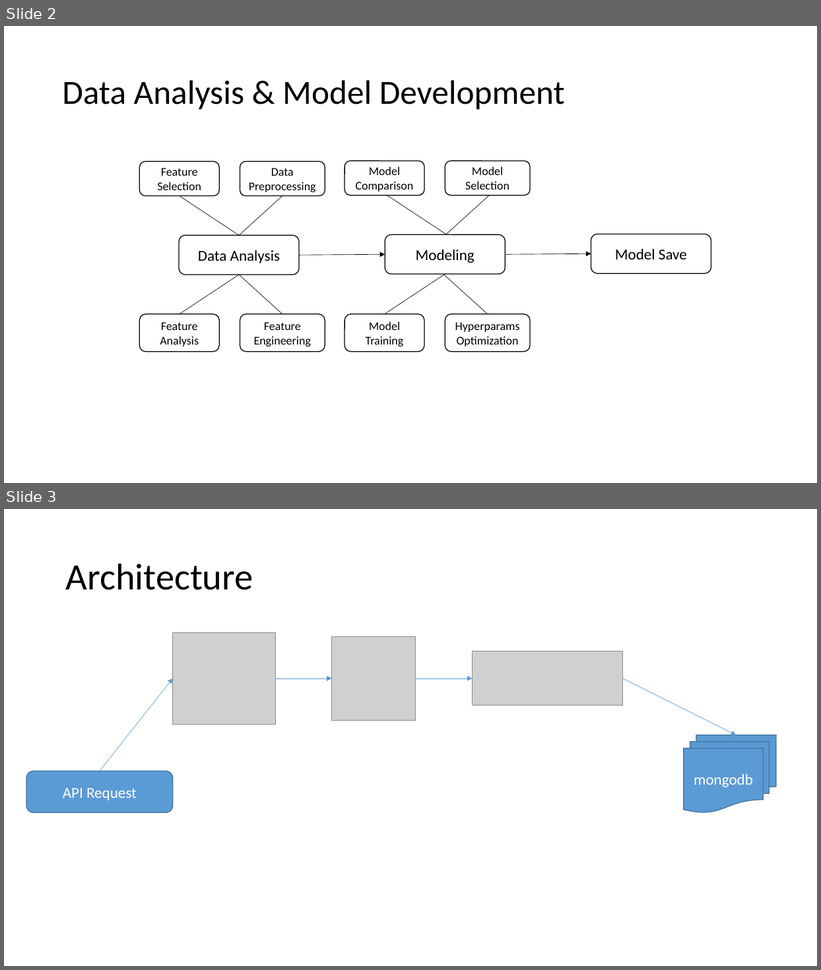
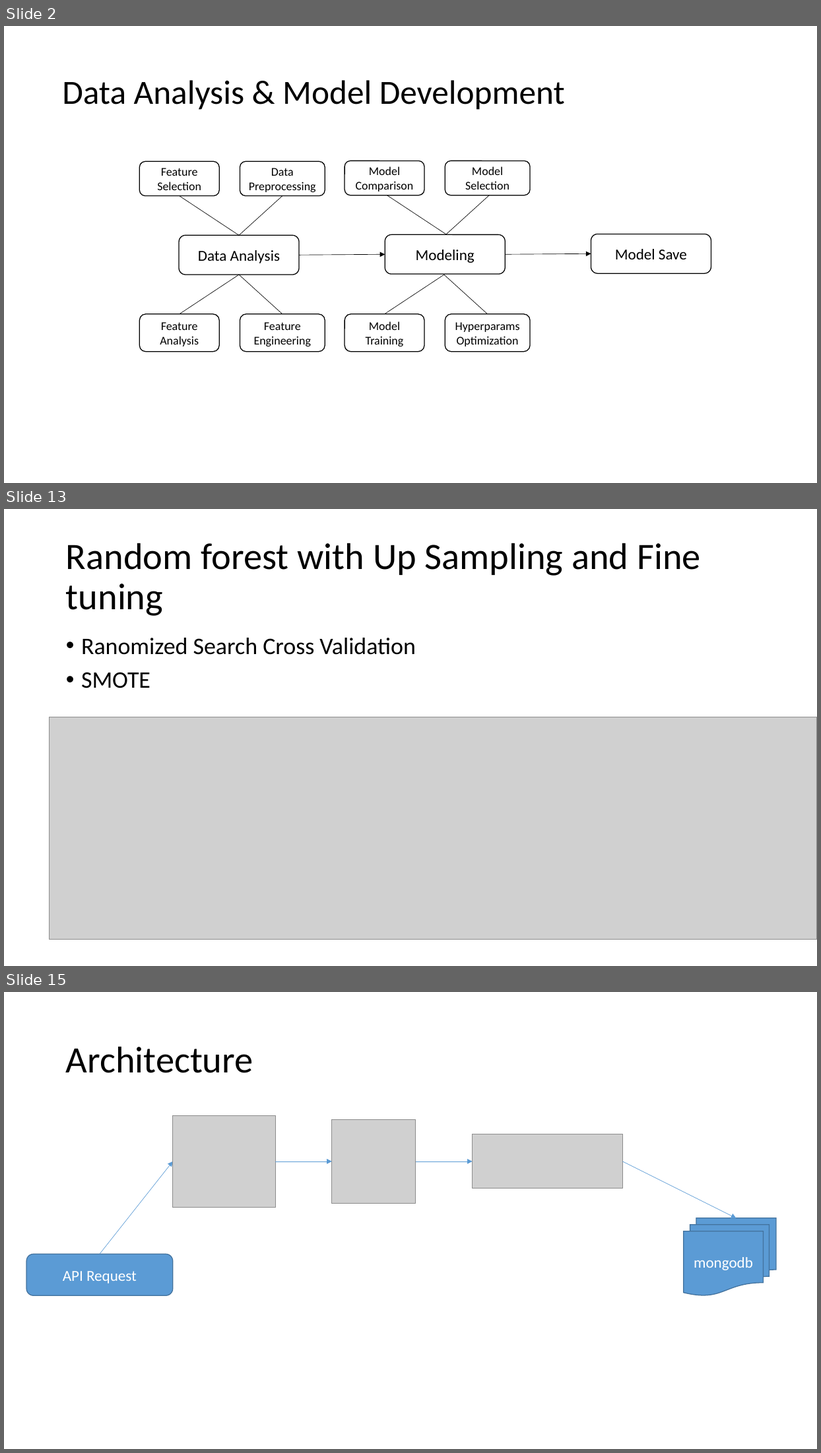
Before and after one commit to adilmukhtar82/PdM, a slide deck: docs/Presentation.pptx. Shown one above the other, each under a label of ours: slides 2 and 3 before the commit, slides 2, 13 and 15 after it; the slides between them are not shown. The pictures are 821x970 and 821x1453 pixels, drawn with LibreOffice and Linux fonts; fonts in the diff are those of the drawing; grey boxes stand for pictures. Boxes give left, top, right and bottom in pixels: in the first picture for what was removed or moved away, otherwise in the second. Text is boxed around its words. In the diff, an @@ line names an element or a change of style, - is before the commit and + after.

```diff
--- a/docs/Presentation.pptx
+++ b/docs/Presentation.pptx
@@ slide 13 added at (x1=4, y1=509, x2=817, y2=966), background #FFFFFF @@
@@ title added at (x1=66, y1=543, x2=701, y2=616), 44 pt, text #000000 @@
+Random forest with Up Sampling and Fine tuning
@@ text added at (x1=81, y1=638, x2=416, y2=689), 28 pt, text #000000 @@
+• Ranomized Search Cross Validation
+• SMOTE
@@ picture added at (x1=49, y1=717, x2=817, y2=940) @@
@@ what was slide 3 is now slide 15 @@
```
Also in this commit, not shown: 1 slide changed, 11 other slides added, 3 other files.
